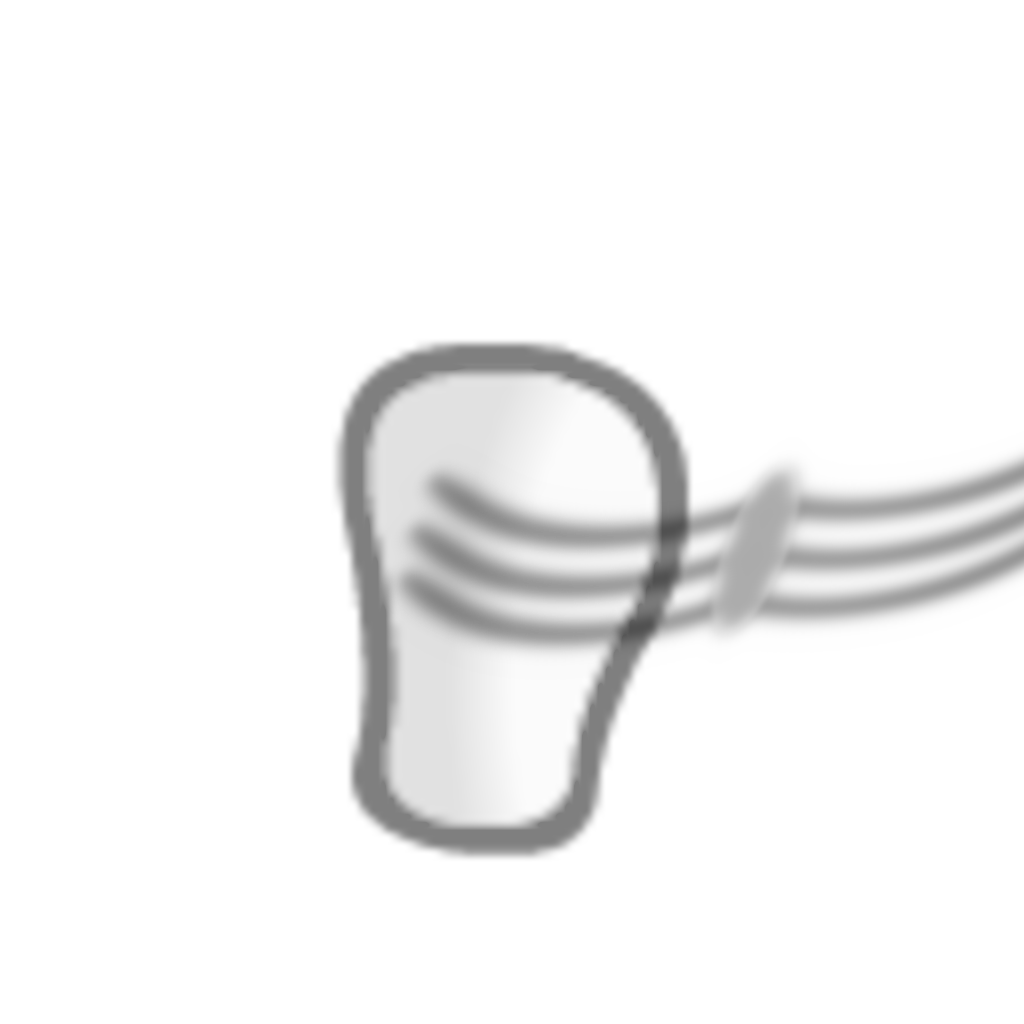
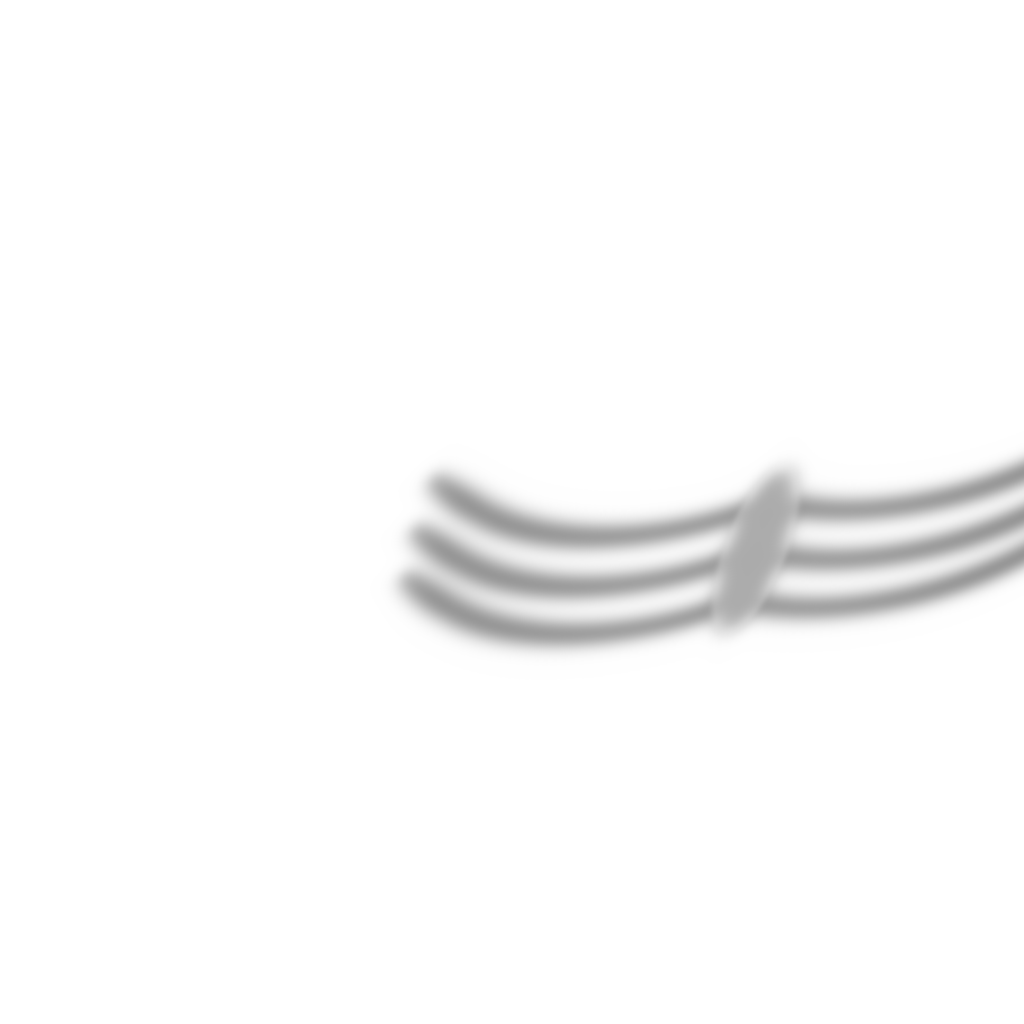
Layered file, before and after one edit (1024 × 1024). Changes by layer:
hid "Naked_Male_east.png copy" over 331, 339, 693, 861